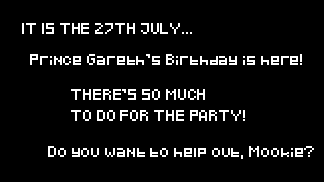
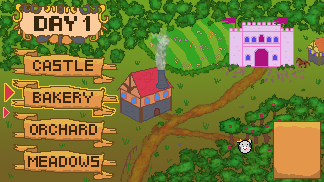
Revision of a layered 324 × 182 image; what changed, layer by layer:
hid group "before party title" (5 layers) over <box>0,0,324,182</box>
